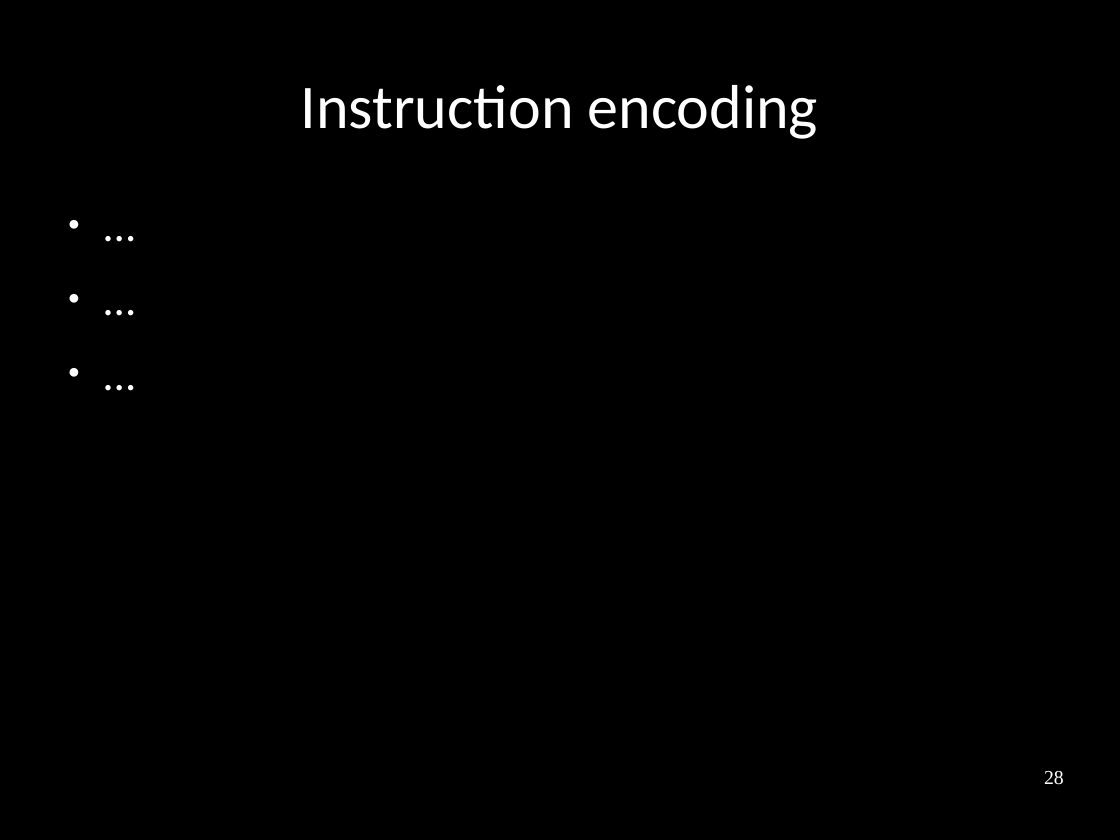
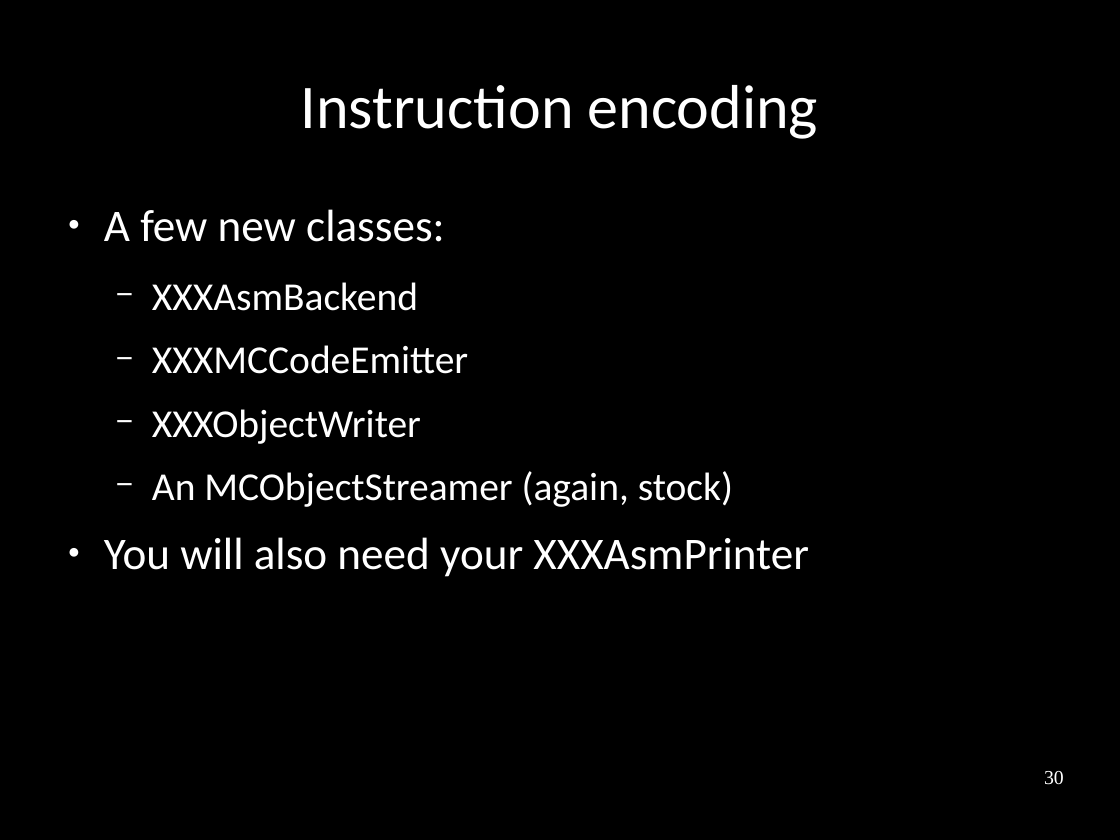
Before and after one commit to frasercrmck/llvm-leg, a slide deck: slide 30 of docs/Codeplay/Slides.odp (slide 28 before the commit). Drawn at 1120x840 pixels with LibreOffice and Linux fonts; fonts in the diff are those of the drawing. Boxes give left, top, right and bottom in pixels: in the first picture for what was removed or moved away, otherwise in the second. Text is boxed around its words. In the diff, an @@ line names an element or a change of style, - is before the commit and + after.

```diff
--- a/docs/Codeplay/Slides.odp
+++ b/docs/Codeplay/Slides.odp
@@ text removed at [56,196,1064,683] @@
-● …
-● …
-● …
@@ text added at [104,209,809,577], 28 pt, text #FFFFFF @@
+● A few new classes:
+  − XXXAsmBackend
+  − XXXMCCodeEmitter
+  − XXXObjectWriter
+  − An MCObjectStreamer (again, stock)
+● You will also need your XXXAsmPrinter
@@ page number at [1044,771,1064,785]: text changed @@
-28
+30
```
Also in this commit, not shown: 3 other slides changed, 10 slides added.
